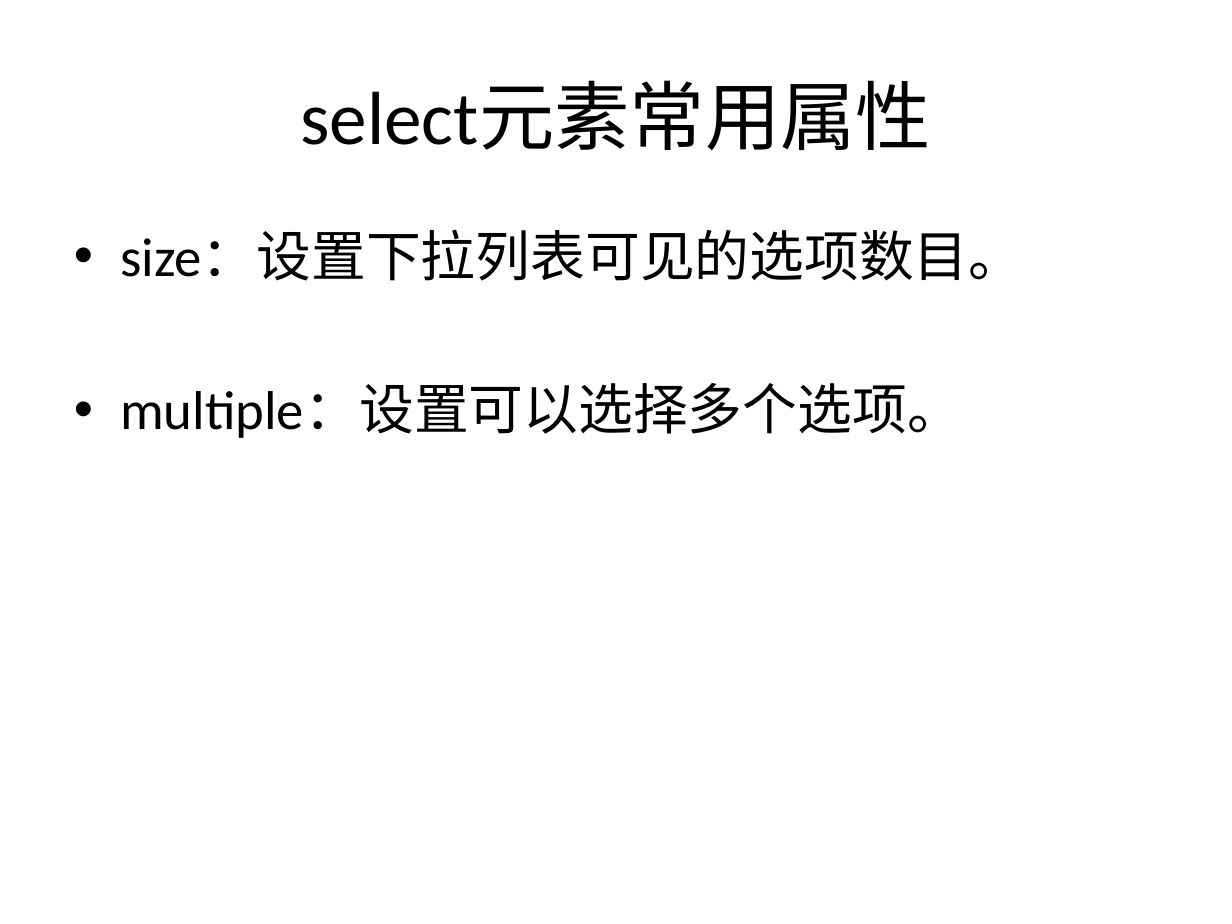
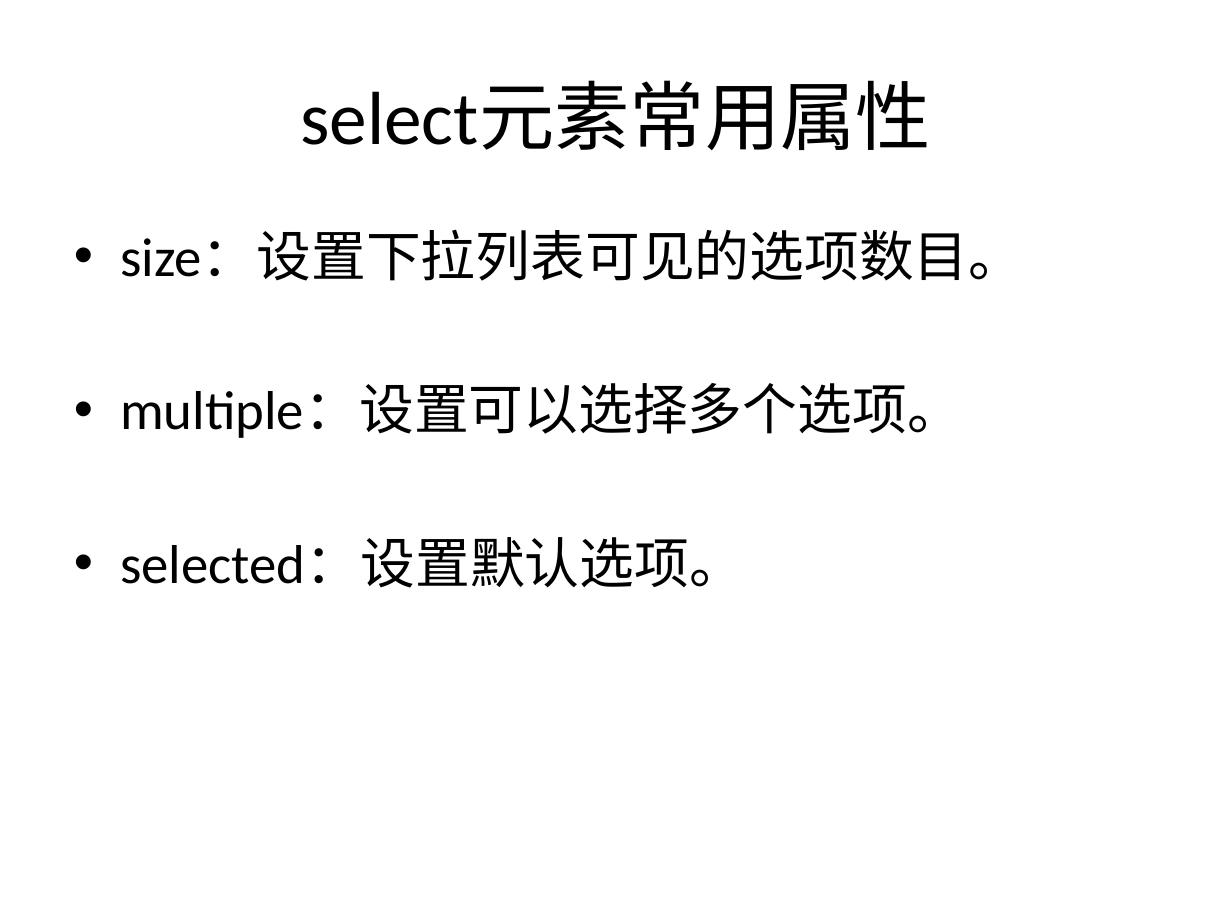
Before and after one commit to sans123wx/class, a slide deck: slide 20 of 网页设计与制作/课件/3/表单.pptx. Drawn at 1232x924 pixels with LibreOffice and Linux fonts; fonts in the diff are those of the drawing. Boxes give left, top, right and bottom in pixels: in the first picture for what was removed or moved away, otherwise in the second. Text is boxed around its words. In the diff, an @@ line names an element or a change of style, - is before the commit and + after.

```diff
--- a/网页设计与制作/课件/3/表单.pptx
+++ b/网页设计与制作/课件/3/表单.pptx
@@ text at [120,537,744,588]: paragraph added @@
+• selected：设置默认选项。
```
Also in this commit, not shown: 3 other slides changed, 6 other files.
